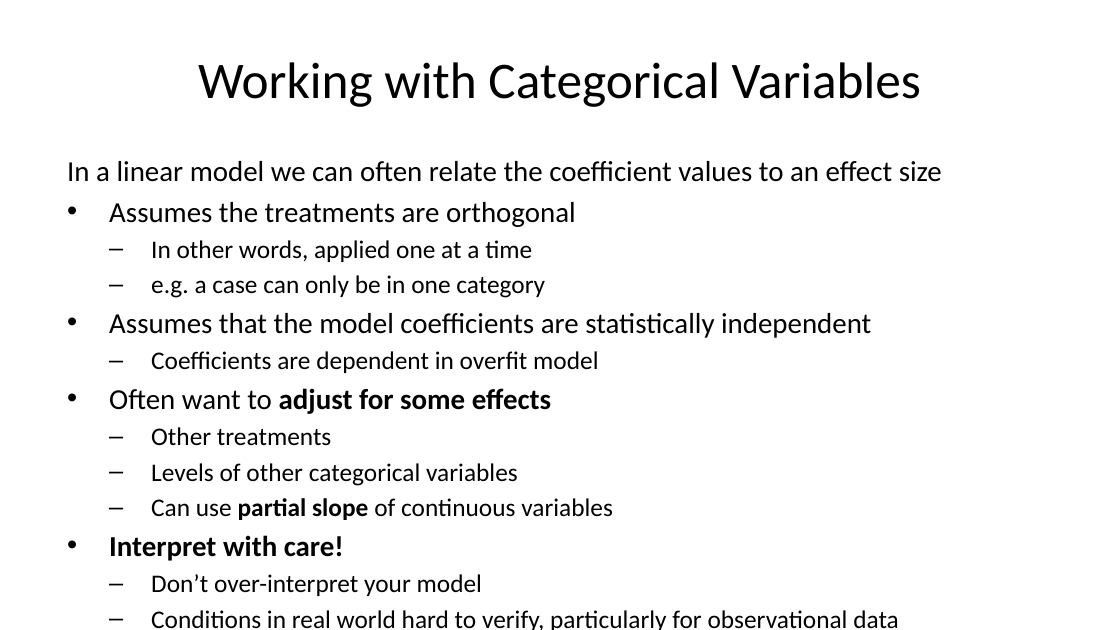
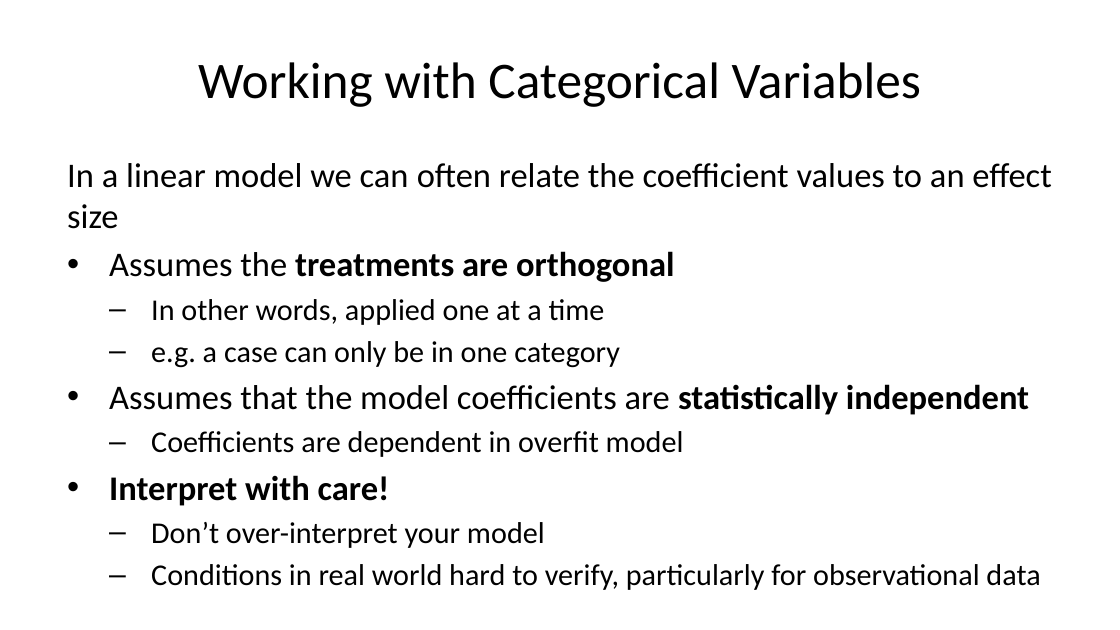
Before and after one commit to StephenElston/CSCI-E-83, a slide deck: slide 18 of LectureSlides/09_GeneralizingTheLinearModel.pptx (slide 16 before the commit). Drawn at 1120x630 pixels with LibreOffice and Linux fonts; fonts in the diff are those of the drawing. Boxes give left, top, right and bottom in pixels: in the first picture for what was removed or moved away, otherwise in the second. Text is boxed around its words. In the diff, an @@ line names an element or a change of style, - is before the commit and + after.

```diff
--- a/LectureSlides/09_GeneralizingTheLinearModel.pptx
+++ b/LectureSlides/09_GeneralizingTheLinearModel.pptx
@@ text "In a linear model we ..." at <box>67,163,1051,590</box>: size 18.6 to 22.2 pt in "In a linear model we can often ...", "Assumes the treatments are orthogonal", "Assumes that the model coefficients are statistically ...", "Interpret with care!"; bold on in "treatments are orthogonal", "statistically independent"; size 16.3 to 19.4 pt in "In other words, applied one at a ...", "e.g. a case can only be in ...", "Coefficients are dependent in overfit model", "Don’t over-interpret your model" and 1 more places @@
@@ text at <box>109,388,613,520</box>: paragraphs removed @@
-• Often want to adjust for some effects
-  – Other treatments
-  – Levels of other categorical variables
-  – Can use partial slope of continuous variables
```
Also in this commit, not shown: 13 other slides changed, 5 slides added, 2 slides removed.
